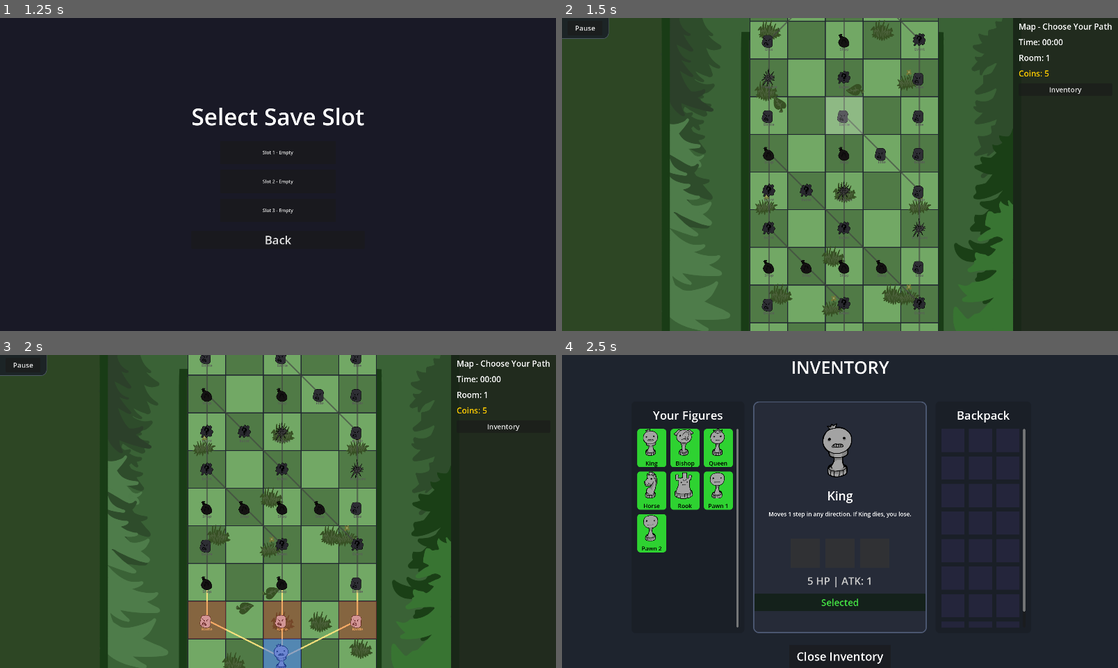
Above: before the commit, frames 1-4 (two rows, left to right).
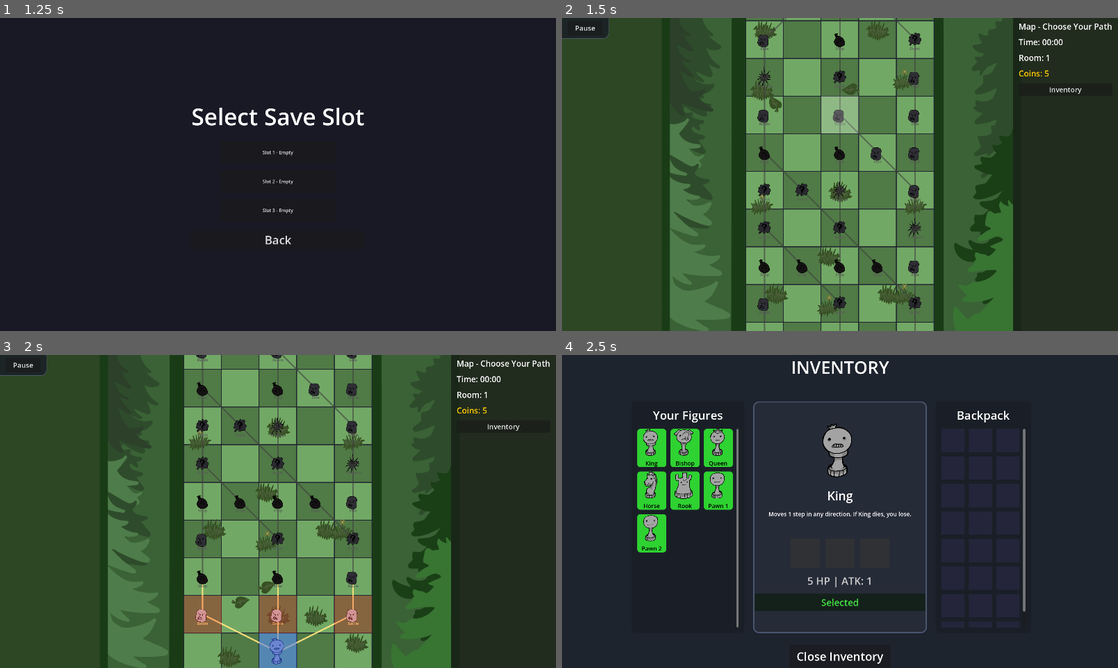
Above: after the commit, the same moments.

Repository: VAXVORTEX/Chessodd
Game: Godot game, scene res://Main.tscn
Two runs of this game, one before a commit and one after it. Both use one fixed random seed, a clock stepped at 60 frames per second and the inputs below.
Inputs:
- Up to frame 1 (1.25 s): click "Play" at 0.5 s
- Up to frame 2 (1.5 s): click "Slot 1 - Empty" at 1.25 s
- Up to frame 3 (2 s): no input
- Up to frame 4 (2.5 s): click "Inventory" at 2 s

Frame 1 is identical in both runs. In frame 2, 13% of the frame differs, in the area x 30-69%, y 0-100%; in frame 3, 17%; in frame 4, nothing differs.

Commit message:
fix: difficulty scaling, red tint logic, shop sizes, board layout

Diff:
--- a/Main.gd
+++ b/Main.gd
@@ -5,7 +5,7 @@
 @export var CELL_SPACING: Vector2 = Vector2(4, 4)
 const COLS = 5
 const ROWS = 8
-var BOARD_OFFSET: Vector2 = Vector2(650, 20)
+var BOARD_OFFSET: Vector2 = Vector2(635, 40)
 
 enum PieceType { PAWN, KNIGHT, BISHOP, KING, ROCK, POOP, ROOK, QUEEN, SPIKED_PAWN, EVIL_EYE, BOSS_DEADKING, BOSS_HEAD, BOSS_BODY, BOMB_BARREL, TELEPAWN, NIGHTMARE_PAWN, CHECKER, BLOOD_QUEEN, TICK, FIGURECATCHER, BEAR, FUNGUS, SPORE, WOLF }
 enum GameState { PLAYING, SHOP, TARGETING_SACRIFICE, TARGETING_DARK_MIRROR, TARGETING_HAND, MAP, TARGETING_BLOOD_KNIFE, TARGETING_TORCH, TARGETING_FINGER, MAIN_MENU, SAVE_SELECTION }
@@ -1905,13 +1905,13 @@
 				for st in statuses:
 					var tex_rect = TextureRect.new()
 					tex_rect.texture = st.tex
-					tex_rect.custom_minimum_size = Vector2(32, 32)
+					tex_rect.custom_minimum_size = Vector2(48, 48)
 					tex_rect.expand_mode = TextureRect.EXPAND_IGNORE_SIZE
 					tex_rect.tooltip_text = st.desc
 
 					var lbl = Label.new()
 					lbl.text = st.text
-					lbl.set("theme_override_font_sizes/font_size", 12)
+					lbl.set("theme_override_font_sizes/font_size", 20)
 
 					var hbox = HBoxContainer.new()
 					hbox.add_child(tex_rect)
@@ -2126,7 +2126,13 @@
 		var inner = VBoxContainer.new()
 		inner.alignment = BoxContainer.ALIGNMENT_CENTER
 		inner.add_theme_constant_override("separation", 6)
-		shelf_panel.add_child(inner)
+
+		# Wrapper to move items UP over the shelf
+		var wrap = Control.new()
+		wrap.set_anchors_and_offsets_preset(Control.PRESET_FULL_RECT)
+		inner.position = Vector2(0, -30)
+		wrap.add_child(inner)
+		shelf_panel.add_child(wrap)
 
 		var is_figure = s["type"] == "figure" or (s["type"] == "random" and randf() < 0.5)
 
@@ -2168,7 +2174,7 @@
 
 			var icon = TextureRect.new()
 			icon.texture = inventory_manager.get_item_texture(it)
-			icon.custom_minimum_size = Vector2(64, 64)
+			icon.custom_minimum_size = Vector2(96, 96)
 			icon.expand_mode = TextureRect.EXPAND_FIT_WIDTH_PROPORTIONAL
 			icon.size_flags_horizontal = Control.SIZE_SHRINK_CENTER
 			inner.add_child(icon)
@@ -2335,7 +2341,7 @@
 	var num_rocks = randi_range(1, 2)
 	var num_poops = randi_range(1, 2)
 	var num_barrels = randi_range(0, 1)
-	var num_bots = min(int(node_info.floor / 2.0) + 2, 8)
+	var num_bots = min(node_info.floor + 3, 10)
 
 	if node_info.type == map_manager.NodeType.BOSS:
 		num_rocks = 0; num_poops = 0; num_barrels = 0; num_bots = 0
@@ -2376,8 +2382,12 @@
 	while spawned_bots < num_bots and empty_bot_spots.size() > 0:
 		var spot = empty_bot_spots.pop_back()
 
-		if randf() < 0.7:
+		var unique_chance = 0.6 + (node_info.floor * 0.05)
+		if randf() < unique_chance:
 			var unique_choices = [PieceType.TICK, PieceType.FIGURECATCHER, PieceType.WOLF, PieceType.SPORE]
+			if node_info.floor >= 2:
+				unique_choices.append(PieceType.FUNGUS)
+				unique_choices.append(PieceType.BEAR)
 			var utype = unique_choices[randi() % unique_choices.size()]
 			EnemySpawner.spawn_piece(self, spot.x, spot.y, false, utype)
 			spawned_bots += 1
--- a/scripts/EnemySpawner.gd
+++ b/scripts/EnemySpawner.gd
@@ -23,8 +23,8 @@
 		sf = min(main.CELL_SIZE_V.x * 1.3 / ts.x, main.CELL_SIZE_V.y * 1.3 / ts.y)
 	p.scale = Vector2(sf, sf)
 	p.is_player = is_player
-	if not is_player and type != main.PieceType.POOP and type != main.PieceType.ROCK and type != main.PieceType.BOMB_BARREL:
-		p.modulate = Color(1.0, 0.4, 0.4)
+	if not is_player and type in [0, 1, 2, 3, 6, 7]: # Only tint ordinary chess pieces
+		p.self_modulate = Color(1.0, 0.4, 0.4)
 	p.current_hp = max_hp
 	p.max_hp = max_hp
 	p.grid_pos = Vector2(x, y)
Binary file changed: images/forest_bg.png
